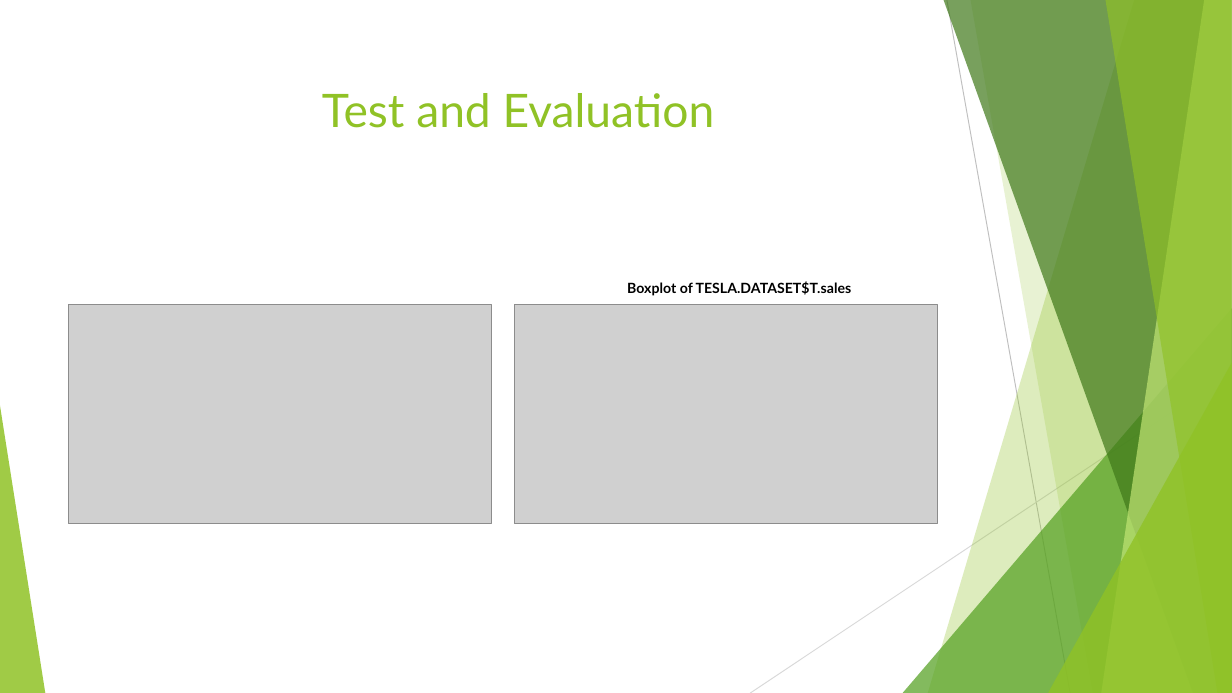
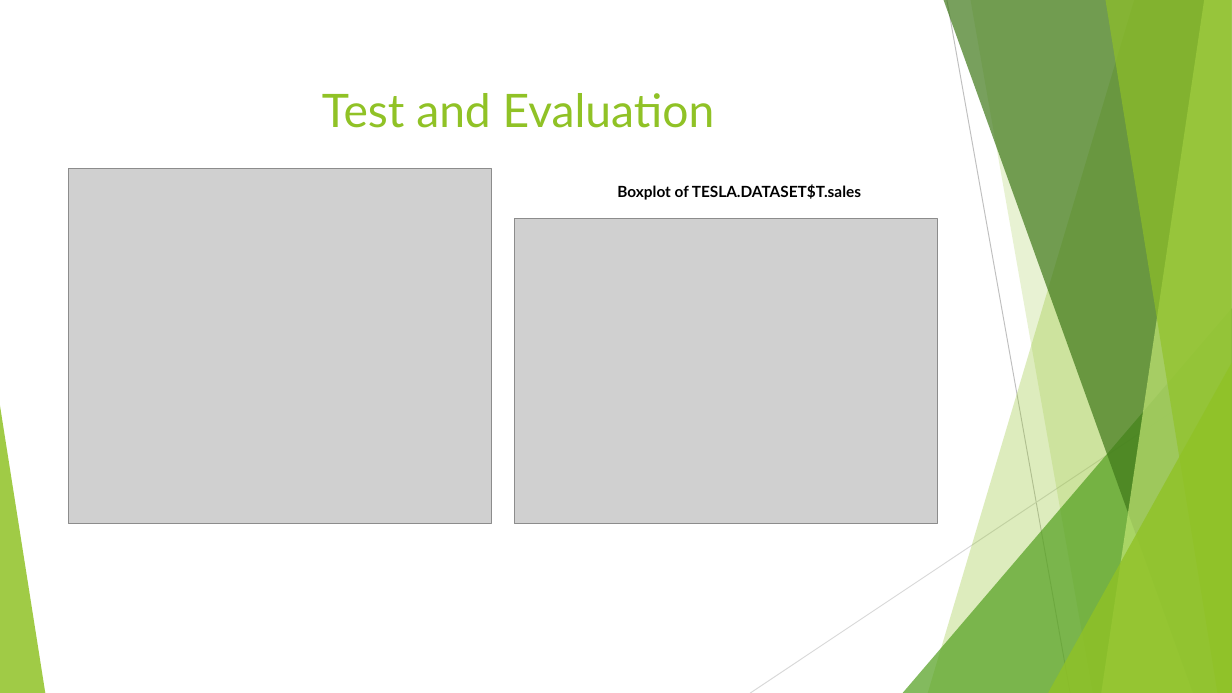
Before and after one commit to sonamgupta1105/Tesla_Analytics, a slide deck: slide 7 of finalPptTesla.pptx. Drawn at 1232x693 pixels with LibreOffice and Linux fonts; fonts in the diff are those of the drawing; grey boxes stand for pictures. Boxes give left, top, right and bottom in pixels: in the first picture for what was removed or moved away, otherwise in the second. Text is boxed around its words. In the diff, an @@ line names an element or a change of style, - is before the commit and + after.

```diff
--- a/finalPptTesla.pptx
+++ b/finalPptTesla.pptx
@@ picture: place and size @@
-picture at box(68, 305, 491, 524)
+picture at box(68, 168, 491, 524)
@@ title "Boxplot of TESLA.DATASET$T.sales": place and size @@
-title "Boxplot of TESLA.DATASET$T.sales" at box(627, 281, 852, 296)
+title "Boxplot of TESLA.DATASET$T.sales" at box(617, 184, 861, 200)
@@ title "Boxplot of TESLA.DATASET$T.sales" at box(617, 184, 861, 200): size 11 to 12 pt @@
@@ picture: place and size @@
-picture at box(515, 305, 938, 524)
+picture at box(515, 219, 938, 524)
```
Also in this commit, not shown: 8 other slides changed.
